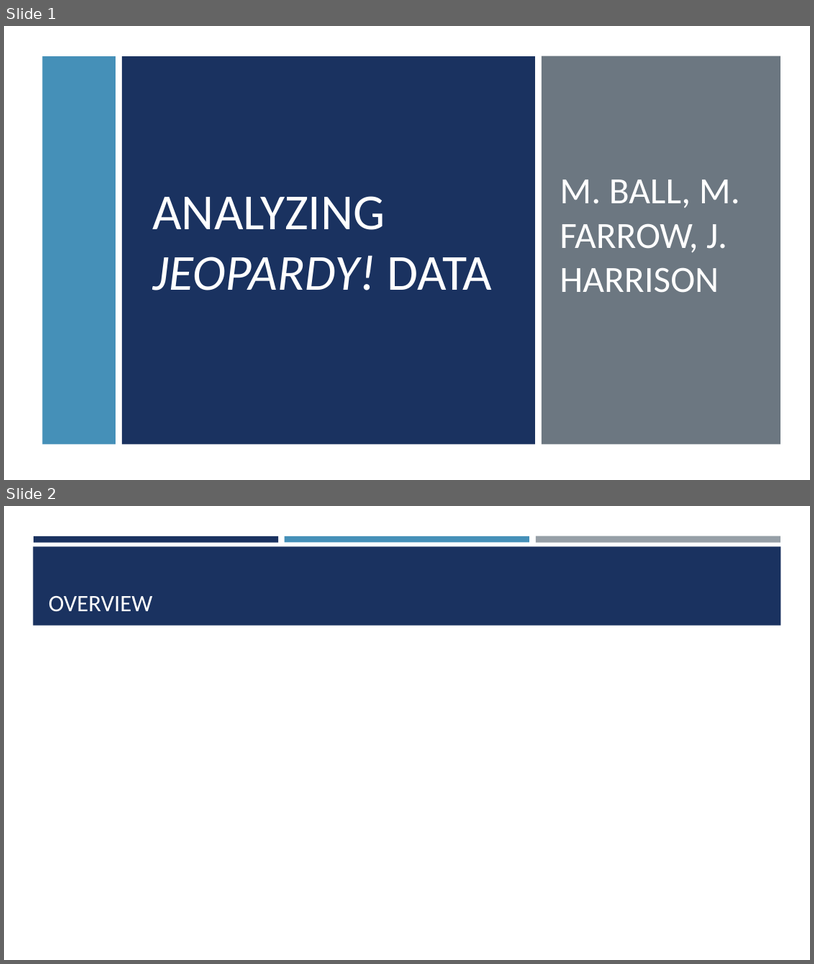
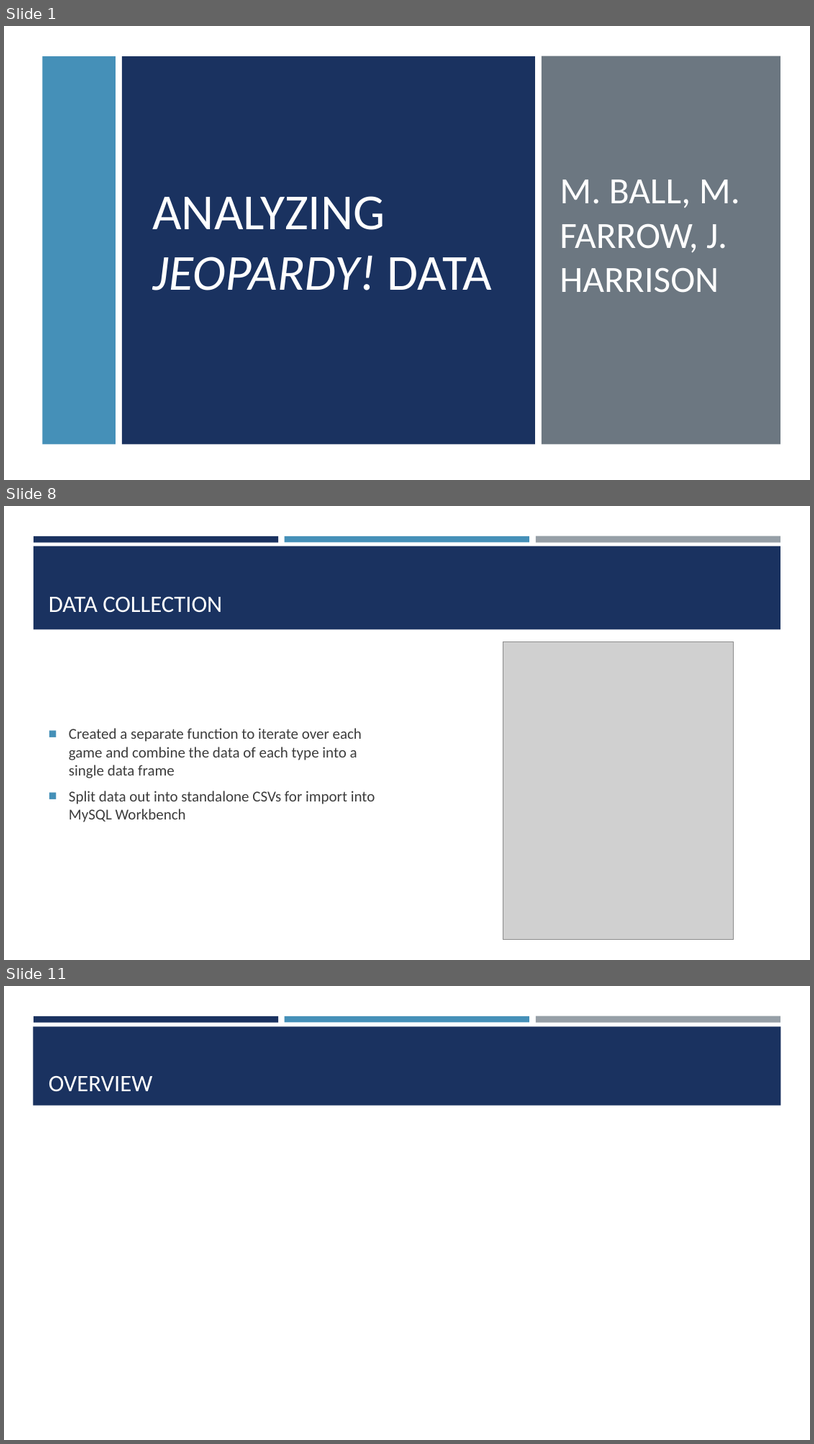
Before and after one commit to mattfarrow1/7330-term-project, a slide deck: docs/Analyzing_Jeopardy_Data.pptx. Shown one above the other, each under a label of ours: slides 1 and 2 before the commit, slides 1, 8 and 11 after it; the slides between them are not shown. The pictures are 814x964 and 814x1444 pixels, drawn with LibreOffice and Linux fonts; fonts in the diff are those of the drawing; grey boxes stand for pictures. Boxes give left, top, right and bottom in pixels: in the first picture for what was removed or moved away, otherwise in the second. Text is boxed around its words. In the diff, an @@ line names an element or a change of style, - is before the commit and + after.

Commit message:
add intro, J! archive, data collection, and mysql slides

```diff
--- a/docs/Analyzing_Jeopardy_Data.pptx
+++ b/docs/Analyzing_Jeopardy_Data.pptx
@@ slide 8 added at <box>4,506,810,960</box>, background #FFFFFF; not listed: 3 template elements that a slide beside it also shows @@
@@ rectangle added at <box>34,546,782,629</box>, fill #1A3260 @@
@@ title added at <box>49,597,222,613</box>, 28 pt, text #FFFFFF @@
+DATA COLLECTION
@@ picture added at <box>503,641,734,939</box> @@
@@ text added at <box>69,728,376,822</box>, 18 pt, text #3D3D3D @@
+■ Created a separate function to iterate over each game and combine the data of each type into a single data frame
+■ Split data out into standalone CSVs for import into MySQL Workbench
@@ what was slide 2 is now slide 11 @@
```
Also in this commit, not shown: 8 other slides added.
